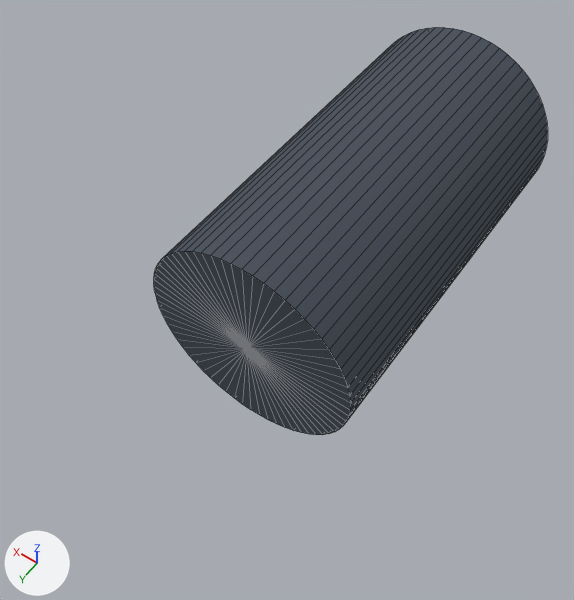
Renders of the OBJ model assets/robots/4/robot_pedestal.obj from each side of a commit.
The view is the same before and after, from a 50 mm lens placed at (-0.338, 0.645, 0.752), pointed at (0.015, 0.15, -0.025). Arrows for +X, +Y and +Z are at lower left; the lights stay in place. The picture after the commit comes second. Mesh edges are drawn as thin lines. Where no turn or scale is listed for an object, it has been applied to the vertices.

In view in the first picture: 'robot_pedestal'.
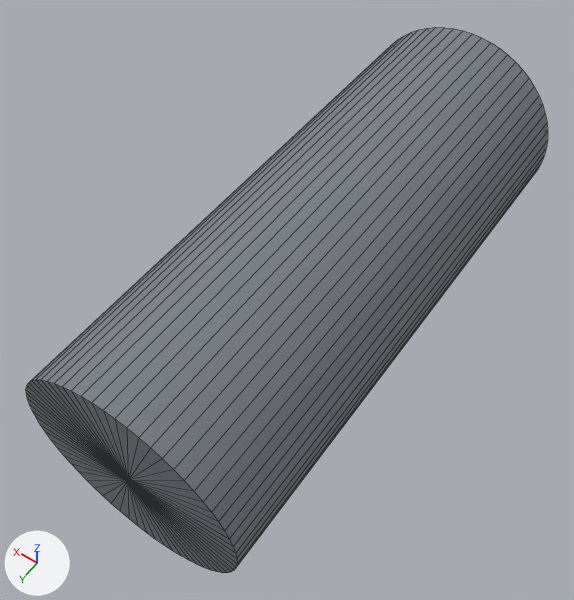
The newer file is also rescaled (x0.714), turned or shifted as a whole; pictures and numbers use the older file's frame.

Boxes [x1, y1, x2, y2] around the edits, measured in the pictures (574 x 600 px):
'robot_pedestal', recoloured, moved, rescaled (greyish blue to grey, 32% wider, 34% taller)
    before: [154, 27, 548, 435]
    after: [26, 27, 548, 573]

Diff of the bpy script that builds the scene:
```diff
--- a/assets/robots/4/robot_pedestal.obj.py
+++ b/assets/robots/4/robot_pedestal.obj.py
@@ mat_robot_pedestal_material @@
 mat_robot_pedestal_material = principled_material('robot_pedestal_material')
-mat_robot_pedestal_material.base_color = (0.0627, 0.078, 0.103)  # greyish blue #474f5a
+mat_robot_pedestal_material.base_color = (0.2, 0.22, 0.24)  # grey #7c8186
 mat_robot_pedestal_material.roughness = 1.0
@@ me_robot_pedestal @@
 # used by ob_robot_pedestal; location = (0.0, 0.0, 0.0)
-me_robot_pedestal.from_pydata(...)  # 130 vertices, 192 faces; spans x -0.14..0.14, y -0.25..0.25, z -0.14..0.14
+me_robot_pedestal.from_pydata(...)  # 130 vertices, 192 faces; spans x -0.14..0.14, y -0.25..0.45, z -0.14..0.14
+# me_robot_pedestal part 1: the whole mesh is scaled about its middle by (1, 1.4, 1), then moved by (0.0, 0.1, 0.0)
 me_robot_pedestal.materials.append(mat_robot_pedestal_material)
```
